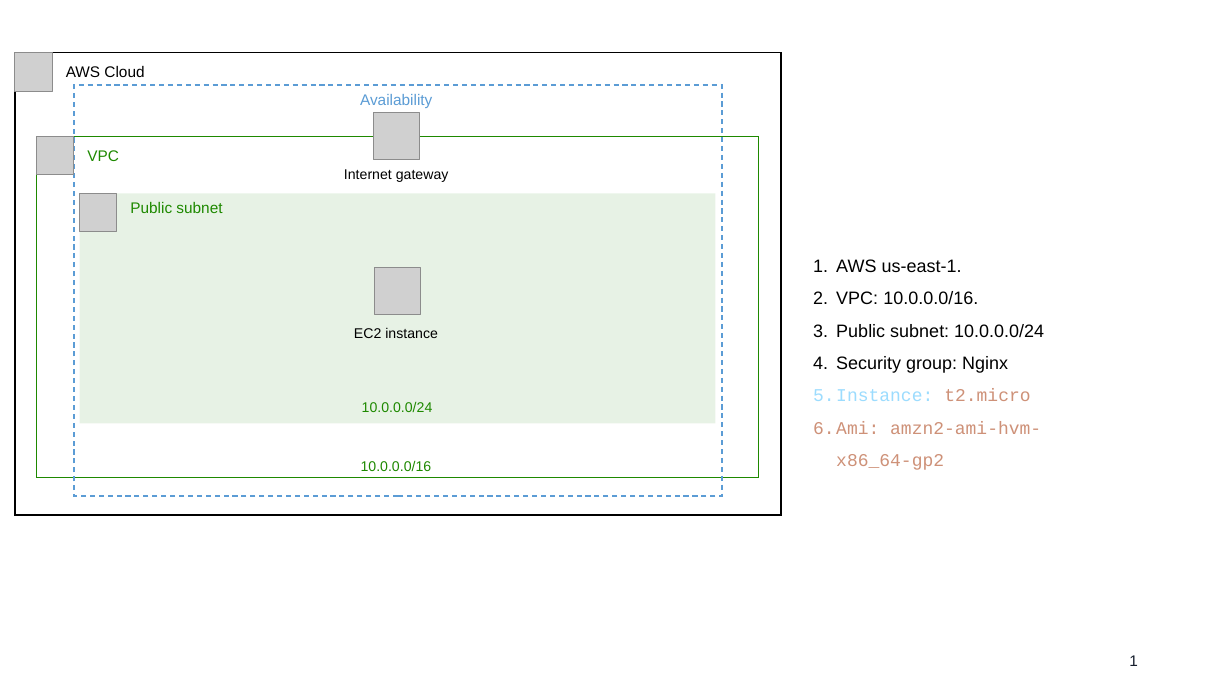
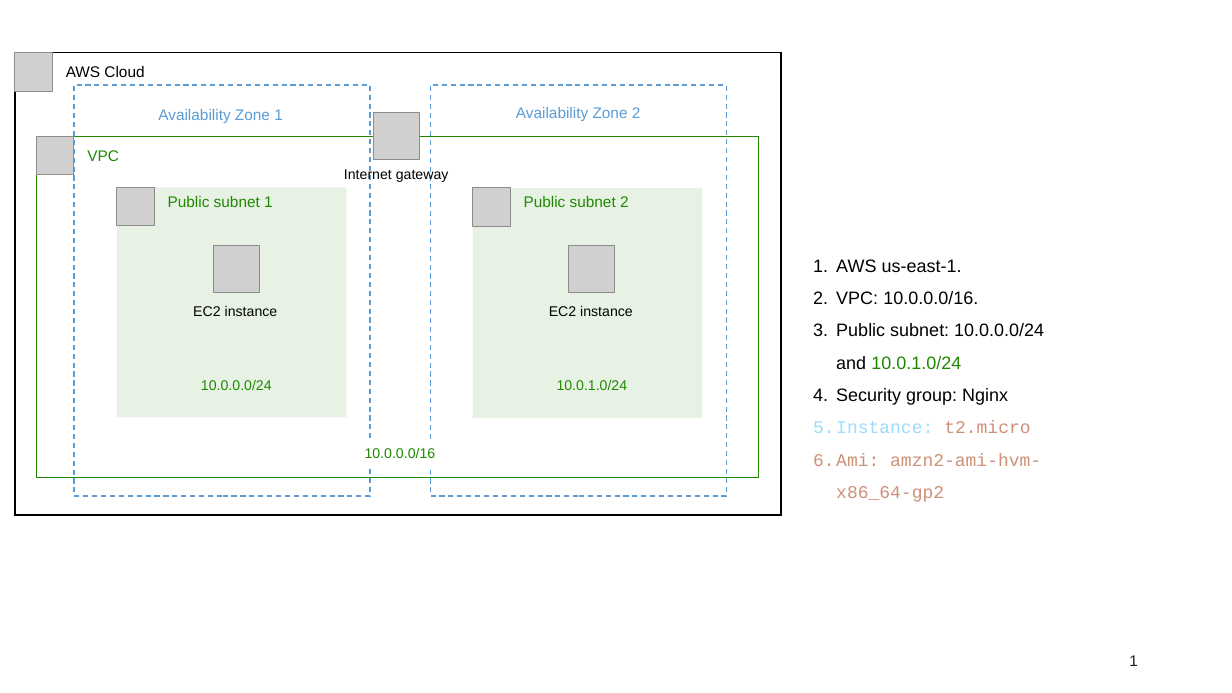
Before and after one commit to luanvelasco/Terraform-Deploying-Simple-AWS-Architecture, a slide deck: slide 1 of images/Architeture.pptx. Drawn at 1232x693 pixels with LibreOffice and Linux fonts; fonts in the diff are those of the drawing; grey boxes stand for pictures. Boxes give left, top, right and bottom in pixels: in the first picture for what was removed or moved away, otherwise in the second. Text is boxed around its words. In the diff, an @@ line names an element or a change of style, - is before the commit and + after.

Commit message:
Improved architecture with new instance and Load Balancer. Splitted configuration files

```diff
--- a/images/Architeture.pptx
+++ b/images/Architeture.pptx
@@ rectangle: place and size @@
-rectangle at box(74, 85, 722, 496)
+rectangle at box(74, 85, 371, 496)
@@ text at box(158, 109, 283, 123): text changed @@
-Availability Zone
+Availability Zone 1
@@ picture: place and size @@
-picture at box(79, 193, 116, 232)
+picture at box(116, 188, 153, 226)
@@ rectangle "Public subnet 1": place and size @@
-rectangle "Public subnet 1" at box(79, 193, 715, 423)
+rectangle "Public subnet 1" at box(116, 188, 347, 418)
@@ text in rectangle at box(168, 196, 273, 207): text changed @@
-Public subnet
+Public subnet 1
@@ group added at box(431, 85, 727, 496): 3 texts, 2 rectangles, 2 pictures @@
+Public subnet 2
+Availability Zone 2
+10.0.1.0/24
+EC2 instance
@@ text at box(836, 323, 1044, 369): text changed @@
-3. Public subnet: 10.0.0.0/24
+3. Public subnet: 10.0.0.0/24 and 10.0.1.0/24
@@ 2 texts, 1 picture: place and size @@
-2 texts, 1 picture at box(354, 267, 438, 412)
+2 texts, 1 picture at box(193, 245, 278, 390)
@@ text "10.0.0.0/16": place and size @@
-text "10.0.0.0/16" at box(361, 461, 432, 471)
+text "10.0.0.0/16" at box(365, 448, 436, 458)
```
Also in this commit, not shown: 5 other files.
